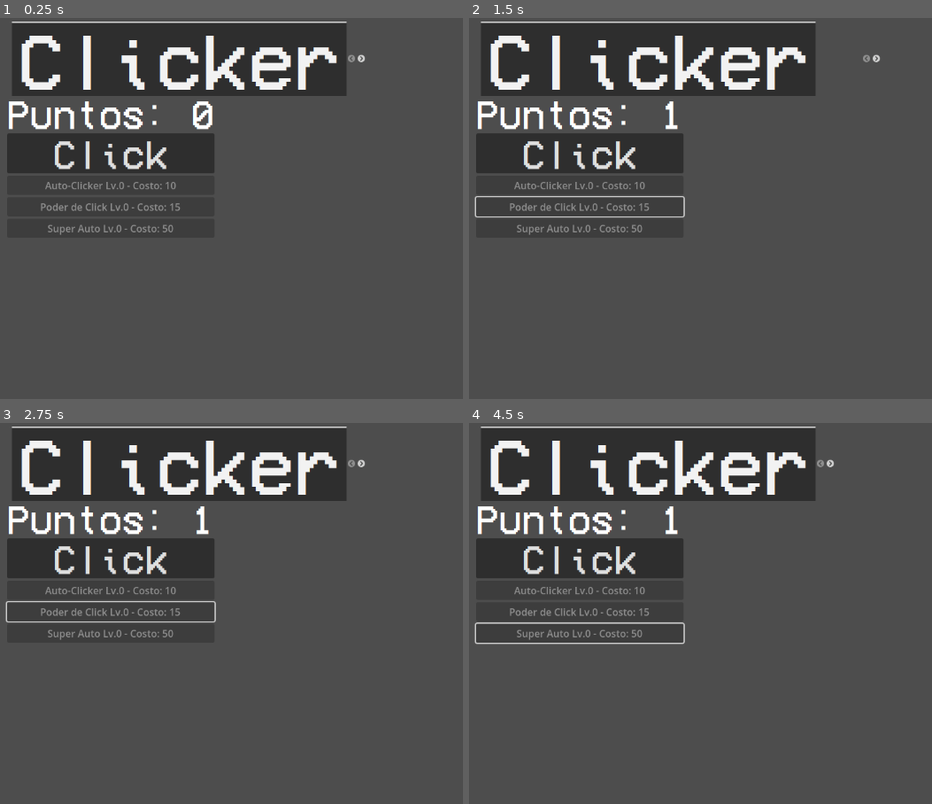
Above: before the commit, frames 1-4 (two rows, left to right).
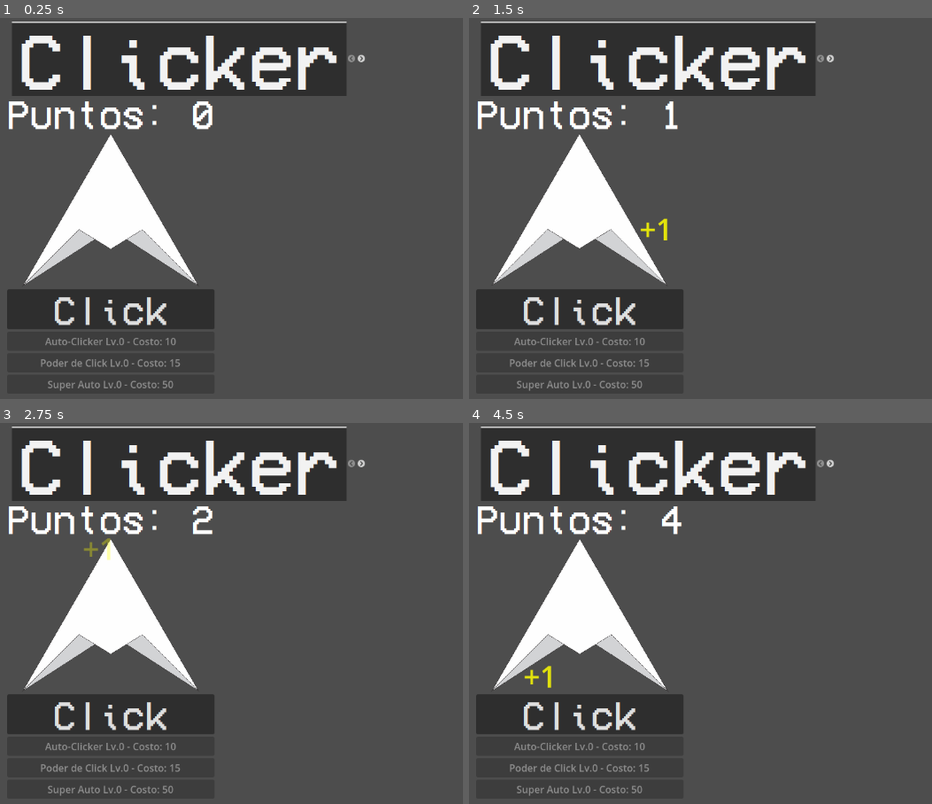
Above: after the commit, the same moments.

Repository: Maretesus666/Apeiron
Game: Godot game, scene res://scenes/Hub.tscn
The game is run twice, just before and just after one commit, with the same random seed, the same clock (stepped at 60 frames per second) and the same inputs. This scene is started directly instead of the project's main scene.
Inputs (mouse positions are in pixels of both pictures, inside the frame that each line leads up to):
- Up to frame 1 (0.25 s): no input
- Up to frame 2 (1.5 s): click "Click" at 0.5 s; click (580, 208) at 1.27 s
- Up to frame 3 (2.75 s): tap Enter at 2 s; move the mouse to (outside the picture) at 2.02 s; hold D (move_right) from 2.03 s (still down); click (outside the picture) at 2.1 s
- Up to frame 4 (4.5 s): move the mouse to (654, 640) at 2.77 s; release D (move_right) at 2.78 s; hold S (move_down) 2.78-3.53 s; click (654, 640) at 2.85 s; move the mouse to (862, 533) at 3.52 s; hold D (move_right) 3.53-4.28 s; click (862, 533) at 3.6 s; tap Space at 4.25 s; move the mouse to (756, 701) at 4.27 s; hold W (move_up) from 4.28 s (still down); click (756, 701) at 4.35 s

The runs differ from the first frame. In frame 1, 14% of the frame differs, in the area x 1-47%, y 30-98%; in frame 2, 15%; in frame 3, 15%; in frame 4, 15%, in the area x 1-47%, y 21-98%.

Commit message:
Aceleracion de enemigos

Diff:
--- a/apeiron-godot/scripts/background_generator.gd
+++ b/apeiron-godot/scripts/background_generator.gd
@@ -4,7 +4,7 @@
 @export var star_speed_min: float = 10.0
 @export var star_speed_max: float = 50.0
 @export var star_size_min: float = 1.0
-@export var star_size_max: float = 5.0
+@export var star_size_max: float = 3.0
 @export var spawn_distance: float = 1000.0
 
 var stars: Array = []
--- a/apeiron-godot/scripts/bala.gd
+++ b/apeiron-godot/scripts/bala.gd
@@ -1,10 +1,29 @@
 extends Area2D
 
-@export var speed: float = 1000.0
+@export var base_speed: float = 1000.0
+@export var lifetime: float = 5.0  # Segundos antes de destruirse
 
-
-func _physics_process(delta):
-	position += Vector2.RIGHT.rotated(rotation) * speed * delta
+var velocity: Vector2 = Vector2.ZERO
+var lifetime_timer: float = 0.0
 
 func _ready():
 	add_to_group("player_bullet")
+
+func _physics_process(delta):
+	# Mover la bala
+	position += velocity * delta
+
+	# Contar tiempo de vida
+	lifetime_timer += delta
+	if lifetime_timer >= lifetime:
+		queue_free()
+
+# Función para inicializar la bala con la velocidad del jugador
+func initialize(player_velocity: Vector2, bullet_rotation: float):
+	# Dirección base de la bala
+	var bullet_direction = Vector2.RIGHT.rotated(bullet_rotation)
+
+	# Velocidad de la bala = velocidad base + velocidad del jugador
+	velocity = bullet_direction * base_speed + player_velocity
+
+	rotation = bullet_rotation
--- a/apeiron-godot/scripts/clicker.gd
+++ b/apeiron-godot/scripts/clicker.gd
@@ -2,6 +2,8 @@
 
 @export var points_per_click: int = 1
 @export var points_per_second: int = 0
+@export var click_scale_amount: float = 1.2  # Cuánto crece al clickear
+@export var click_scale_duration: float = 0.1  # Duración de la animación
 
 var total_points: int = 0
 var upgrades_data = {
@@ -10,30 +12,54 @@
 	"super_auto": {"cost": 50, "level": 0, "points_per_sec": 5}
 }
 
-# Usar get_node para evitar errores si no existen los nodos
 @onready var points_label = get_node_or_null("VBoxContainer/PointsLabel")
-@onready var click_button = get_node_or_null("VBoxContainer/ClickButton")
+@onready var click_area = get_node_or_null("VBoxContainer/ClickArea")
+@onready var click_sprite = get_node_or_null("VBoxContainer/ClickArea/ClickSprite")
 @onready var start_game_button = get_node_or_null("VBoxContainer/StartGameButton")
 @onready var upgrades_container = get_node_or_null("VBoxContainer/UpgradesContainer")
 
 signal start_game_requested
 
 func _ready():
+	setup_click_area()
 	update_ui()
 	setup_upgrades()
 
-	# Conectar señales manualmente si existen
-	if click_button:
-		click_button.pressed.connect(_on_click_button_pressed)
 	if start_game_button:
 		start_game_button.pressed.connect(_on_start_game_button_pressed)
+
+func setup_click_area():
+	# Si no existe el ClickArea, crearlo
+	if not click_area:
+		click_area = TextureButton.new()
+		click_area.name = "ClickArea"
+		click_area.custom_minimum_size = Vector2(250, 250)
+		click_area.stretch_mode = TextureButton.STRETCH_KEEP_ASPECT_CENTERED
+		click_area.ignore_texture_size = true
+
+		# Crear sprite si no existe
+		if not click_sprite:
+			# Usar la imagen de la nave como sprite clickeable
+			var texture = load("res://assets/sprites/nave.png")
+			click_area.texture_normal = texture
+
+		# Añadir al VBoxContainer si existe
+		var vbox = get_node_or_null("VBoxContainer")
+		if vbox:
+			# Insertar después de PointsLabel
+			vbox.add_child(click_area)
+			vbox.move_child(click_area, 1)
+
+	# Conectar señal de click
+	if click_area and not click_area.pressed.is_connected(_on_click_area_pressed):
+		click_area.pressed.connect(_on_click_area_pressed)
 
 func _process(delta):
 	if points_per_second > 0:
 		total_points += int(points_per_second * delta)
 		update_ui()
 
-func _on_click_button_pressed():
+func _on_click_area_pressed():
 	var click_value = points_per_click
 
 	# Aplicar bonus de upgrade
@@ -43,34 +69,56 @@
 	total_points += click_value
 	update_ui()
 
-	# Efecto visual
-	spawn_click_effect()
+	# Animación del sprite
+	animate_click()
 
-func spawn_click_effect():
-	if not click_button:
+	# Efecto visual de puntos
+	spawn_click_effect(click_value)
+
+func animate_click():
+	if not click_area:
+		return
+
+	# Animación de escala
+	var tween = create_tween()
+	tween.set_ease(Tween.EASE_OUT)
+	tween.set_trans(Tween.TRANS_ELASTIC)
+
+	# Crecer
+	tween.tween_property(click_area, "scale", Vector2.ONE * click_scale_amount, click_scale_duration)
+	# Volver a normal
+	tween.tween_property(click_area, "scale", Vector2.ONE, click_scale_duration)
+
+func spawn_click_effect(value: int):
+	if not click_area:
 		return
 
 	var label = Label.new()
-	label.text = "+" + str(points_per_click)
-	label.add_theme_font_size_override("font_size", 32)
+	label.text = "+" + str(value)
+	label.add_theme_font_size_override("font_size", 48)
 	label.add_theme_color_override("font_color", Color(1, 1, 0))
 
-	var pos = click_button.global_position + Vector2(
-		randf_range(-50, 50),
-		randf_range(-50, 50)
+	# Posición aleatoria alrededor del sprite
+	var pos = click_area.global_position + click_area.size / 2 + Vector2(
+		randf_range(-100, 100),
+		randf_range(-100, 100)
 	)
 	label.global_position = pos
-	get_parent().add_child(label)
+	get_tree().root.add_child(label)
 
 	# Animación de subida y fade
 	var tween = create_tween()
-	tween.tween_property(label, "position:y", pos.y - 100, 1.0)
-	tween.parallel().tween_property(label, "modulate:a", 0.0, 1.0)
-	tween.tween_callback(label.queue_free)
+	tween.set_parallel(true)
+	tween.tween_property(label, "position:y", pos.y - 150, 1.0)
+	tween.tween_property(label, "modulate:a", 0.0, 1.0)
+	tween.chain().tween_callback(label.queue_free)
 
 func update_ui():
 	if points_label:
 		points_label.text = "Puntos: " + str(total_points)
+
+	# Actualizar botones de upgrade
+	update_upgrade_buttons()
 
 	# Actualizar visibilidad del botón de jugar
 	if start_game_button:
@@ -92,11 +140,22 @@
 	for upgrade_id in upgrades_data.keys():
 		var upgrade = upgrades_data[upgrade_id]
 		var button = Button.new()
+		button.name = upgrade_id + "_button"
 
 		update_upgrade_button_text(button, upgrade_id)
 		button.pressed.connect(_on_upgrade_pressed.bind(upgrade_id))
 
 		upgrades_container.add_child(button)
+
+func update_upgrade_buttons():
+	if not upgrades_container:
+		return
+
+	for child in upgrades_container.get_children():
+		if child is Button:
+			var upgrade_id = child.name.replace("_button", "")
+			if upgrade_id in upgrades_data:
+				update_upgrade_button_text(child, upgrade_id)
 
 func update_upgrade_button_text(button: Button, upgrade_id: String):
 	var upgrade = upgrades_data[upgrade_id]
@@ -130,7 +189,6 @@
 				points_per_second += upgrade["points_per_sec"]
 
 		update_ui()
-		setup_upgrades()
 
 func _on_start_game_button_pressed():
 	start_game_requested.emit()
--- a/apeiron-godot/scripts/enemigo.gd
+++ b/apeiron-godot/scripts/enemigo.gd
@@ -1,11 +1,15 @@
 extends Area2D
 
-# Configuración del enemigo
-@export var speed = 150.0
+# Configuración del enemigo con aceleración
+@export var acceleration: float = 300.0
+@export var max_speed: float = 2000.0
+@export var friction: float = 100.0
+@export var rotation_speed: float = 3.0
 @export var health = 3
 @export var damage = 1
 
 var player = null
+var velocity = Vector2.ZERO
 
 func _ready():
 	body_entered.connect(_on_body_entered)
@@ -14,9 +18,29 @@
 
 func _process(delta):
 	if player:
+		# Calcular dirección hacia el jugador
 		var direction = (player.global_position - global_position).normalized()
-		global_position += direction * speed * delta
-		rotation = direction.angle()
+
+		# Aplicar aceleración hacia el jugador
+		velocity += direction * acceleration * delta
+
+		# Limitar velocidad máxima
+		if velocity.length() > max_speed:
+			velocity = velocity.normalized() * max_speed
+
+		# Mover al enemigo
+		global_position += velocity * delta
+
+		# Rotar suavemente hacia la dirección de movimiento
+		if velocity.length() > 10:
+			var target_rotation = velocity.angle()
+			rotation = lerp_angle(rotation, target_rotation, rotation_speed * delta)
+	else:
+		# Aplicar fricción si no hay jugador
+		if velocity.length() > friction * delta:
+			velocity -= velocity.normalized() * friction * delta
+		else:
+			velocity = Vector2.ZERO
 
 func take_damage(amount: int):
 	health -= amount
@@ -29,7 +53,7 @@
 func die():
 	spawn_death_particles()
 
-	# Dar puntos al jugador - VERIFICAR que ScoreManager exista
+	# Dar puntos al jugador
 	if ScoreManager:
 		ScoreManager.add_score(10)
 
--- a/apeiron-godot/scripts/jugador.gd
+++ b/apeiron-godot/scripts/jugador.gd
@@ -1,7 +1,7 @@
 extends CharacterBody2D
 
 @export var acceleration: float = 400.0
-@export var max_speed: float = 4000.0
+@export var max_speed: float = 2100.0  # Ajustado a un valor más razonable
 @export var friction: float = 0.0
 @export var rotation_speed: float = 5.0
 @export var max_health: int = 5
@@ -48,14 +48,11 @@
 
 	if input_dir.length() > 0:
 		input_dir = input_dir.normalized()
-		# Aplicar aceleración en la dirección del input
 		velocity += input_dir * acceleration * delta
 
-		# Limitar velocidad máxima
 		if velocity.length() > max_speed:
 			velocity = velocity.normalized() * max_speed
 	else:
-		# Aplicar fricción cuando no hay input
 		if velocity.length() > friction * delta:
 			velocity -= velocity.normalized() * friction * delta
 		else:
@@ -69,10 +66,16 @@
 
 func _shoot():
 	var newBullet = bullet.instantiate()
-	newBullet.rotation = rotation
 	newBullet.global_position = puntoDisparo.global_position
+
+	# Inicializar la bala con la velocidad del jugador
+	if newBullet.has_method("initialize"):
+		newBullet.initialize(velocity, rotation)
+	else:
+		# Fallback si no tiene el método
+		newBullet.rotation = rotation
+
 	get_parent().add_child(newBullet)
-
 	apply_shake(shoot_shake_amount, shoot_shake_duration)
 
 func take_damage(amount: int):
@@ -178,7 +181,6 @@
 		var particle_direction = -velocity.normalized()
 		thruster_particles.direction = particle_direction
 
-		# Intensidad basada en velocidad
 		var intensity = velocity.length() / max_speed
 		thruster_particles.initial_velocity_min = 100 * intensity
 		thruster_particles.initial_velocity_max = 150 * intensity
